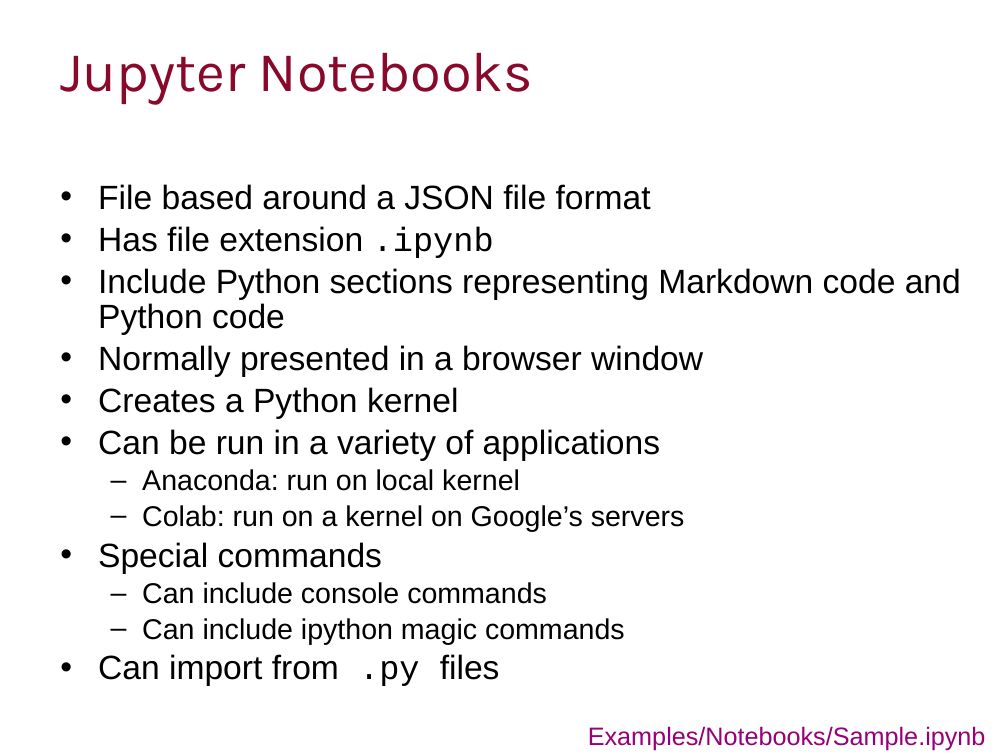
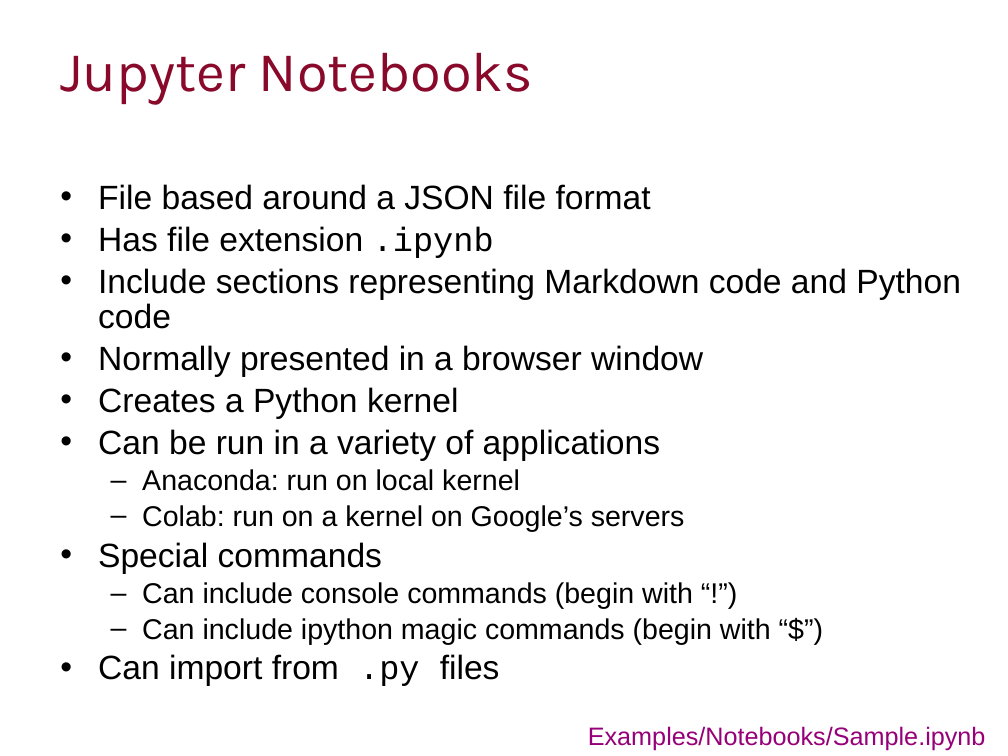
Before and after one commit to ImperialCollegeLondon/RCDS-managing-and-running-python-effectively, a slide deck: slide 21 of Managing and Running Python Effectively.pptx. Drawn at 1008x756 pixels with LibreOffice and Linux fonts; fonts in the diff are those of the drawing; background and template pictures are left out. Boxes give left, top, right and bottom in pixels: in the first picture for what was removed or moved away, otherwise in the second. Text is boxed around its words. In the diff, an @@ line names an element or a change of style, - is before the commit and + after.

```diff
--- a/Managing and Running Python Effectively.pptx
+++ b/Managing and Running Python Effectively.pptx
@@ text at (98,268,961,329): text changed @@
-• Include Python sections representing Markdown code and Python code
+• Include sections representing Markdown code and Python code
@@ text at (142,582,771,644): text changed @@
-  – Can include console commands
-  – Can include ipython magic commands
+  – Can include console commands (begin with “!”)
+  – Can include ipython magic commands (begin with “$”)
```
Also in this commit, not shown: 3 other slides changed, 1 other file.
